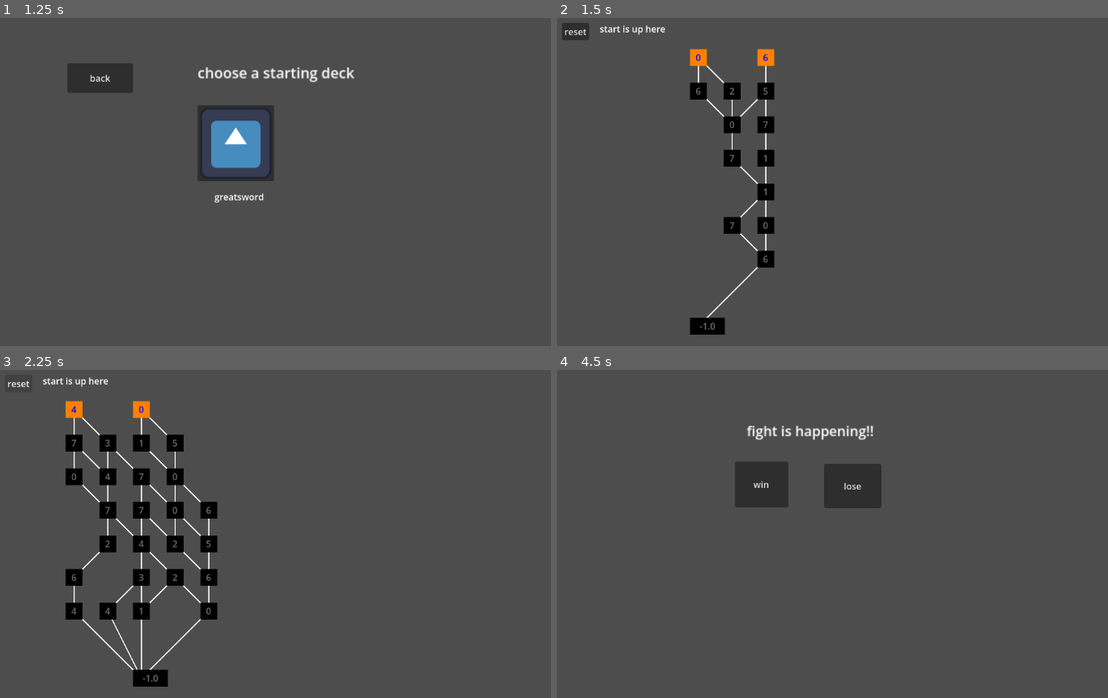
Above: before the commit, frames 1-4 (two rows, left to right).
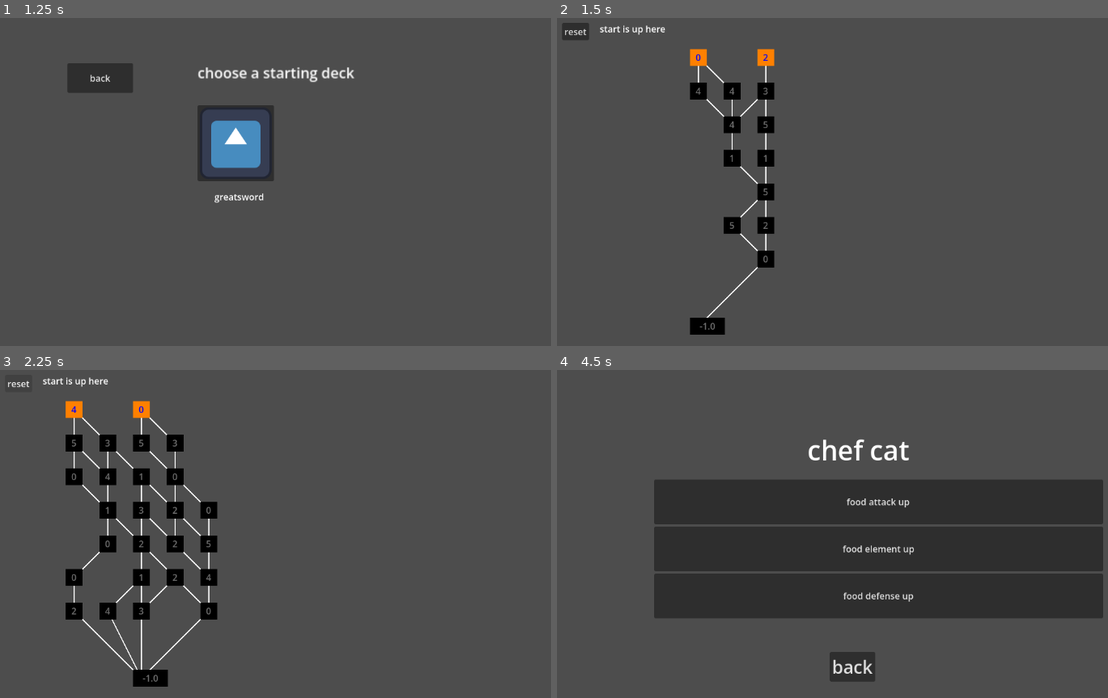
Above: after the commit, the same moments.

Repository: otamatoni/mhcards
Game: Godot game, scene res://Scenes/titleScreen.tscn
Same seed, same stepped clock (60 frames per second), same inputs: the game is played once before the commit and once after it. The engine's default icon, where the game draws it, is replaced by a stand-in: a white triangle on a blue panel in a dark square.
Inputs (mouse positions are in pixels of both pictures, inside the frame that each line leads up to):
- Up to frame 1 (1.25 s): click "start button" at 0.5 s
- Up to frame 2 (1.5 s): click (793, 142) at 1.25 s
- Up to frame 3 (2.25 s): click "reset" at 2 s
- Up to frame 4 (4.5 s): click "4" at 2.75 s; click "win" (after the commit: "back") at 3.5 s; click (628, 442) at 4.25 s, where only the run before the commit has a clickable "7"

Frame 1 is identical in both runs. In frame 2, 0.1% of the frame differs, in the area x 25-39%, y 11-75%; in frame 3, 0.1%; in frame 4, 34%, in the area x 17-100%, y 16-96%.

Commit message:
skeleton for map events (camp, smithy, chef)

Diff:
--- /dev/null
+++ b/Scenes/camp.tscn
@@ -0,0 +1,32 @@
+[gd_scene format=3 uid="uid://pkwi1i13j7wf"]
+
+[node name="Camp" type="Control" unique_id=485798564]
+layout_mode = 3
+anchors_preset = 0
+
+[node name="Label" type="Label" parent="." unique_id=1523794297]
+layout_mode = 0
+offset_left = 339.0
+offset_top = 182.0
+offset_right = 697.0
+offset_bottom = 249.0
+theme_override_font_sizes/font_size = 48
+text = "camp is healing"
+
+[node name="Back" type="Button" parent="." unique_id=1101273875]
+layout_mode = 0
+offset_left = 456.0
+offset_top = 468.0
+offset_right = 621.0
+offset_bottom = 540.0
+theme_override_font_sizes/font_size = 32
+text = "back "
+
+[node name="Rest" type="Button" parent="." unique_id=788774636]
+layout_mode = 0
+offset_left = 365.0
+offset_top = 307.0
+offset_right = 728.4193
+offset_bottom = 393.0
+theme_override_font_sizes/font_size = 32
+text = "rest (heals x hp)"
--- /dev/null
+++ b/Scenes/chef.gd
@@ -0,0 +1,18 @@
+extends Control
+
+@export var option1 : Button
+@export var option2 : Button
+@export var option3 : Button
+
+var options = ['food attack up', 'food defense up', 'food element up', 'food add new skill', '+1 revive']
+
+func _ready() -> void:
+	var options_cpy = options.duplicate()
+	options_cpy.shuffle()
+	var opt1 = options_cpy.pop_back()
+	var opt2 = options_cpy.pop_back()
+	var opt3 = options_cpy.pop_back()
+
+	option1.text = opt1
+	option2.text = opt2
+	option3.text = opt3
--- /dev/null
+++ b/Scenes/chef.tscn
@@ -0,0 +1,61 @@
+[gd_scene format=3 uid="uid://tgexw4xx5ebl"]
+
+[ext_resource type="Script" uid="uid://bth0jy7adcxd" path="res://Scenes/chef.gd" id="1_sqin4"]
+
+[node name="Chef" type="Control" unique_id=53344513 node_paths=PackedStringArray("option1", "option2", "option3")]
+layout_mode = 3
+anchors_preset = 15
+anchor_right = 1.0
+anchor_bottom = 1.0
+grow_horizontal = 2
+grow_vertical = 2
+script = ExtResource("1_sqin4")
+option1 = NodePath("UI/MainUI/Upgrades/Option1")
+option2 = NodePath("UI/MainUI/Upgrades/Option2")
+option3 = NodePath("UI/MainUI/Upgrades/Option3")
+
+[node name="Label" type="Label" parent="." unique_id=830472214]
+layout_mode = 0
+offset_left = 449.0
+offset_top = 114.0
+offset_right = 631.0
+offset_bottom = 181.0
+theme_override_font_sizes/font_size = 48
+text = "chef cat"
+
+[node name="UI" type="MarginContainer" parent="." unique_id=625670345]
+layout_mode = 1
+anchors_preset = 15
+anchor_right = 1.0
+anchor_bottom = 1.0
+grow_horizontal = 2
+grow_vertical = 2
+
+[node name="MainUI" type="MarginContainer" parent="UI" unique_id=1642975573]
+layout_mode = 2
+size_flags_horizontal = 4
+size_flags_vertical = 4
+
+[node name="Upgrades" type="VBoxContainer" parent="UI/MainUI" unique_id=72217349]
+layout_mode = 2
+
+[node name="Option1" type="Button" parent="UI/MainUI/Upgrades" unique_id=311249712]
+custom_minimum_size = Vector2(800, 80)
+layout_mode = 2
+
+[node name="Option2" type="Button" parent="UI/MainUI/Upgrades" unique_id=771550692]
+custom_minimum_size = Vector2(800, 80)
+layout_mode = 2
+
+[node name="Option3" type="Button" parent="UI/MainUI/Upgrades" unique_id=1804666439]
+custom_minimum_size = Vector2(800, 80)
+layout_mode = 2
+
+[node name="Back" type="Button" parent="." unique_id=1274175849]
+layout_mode = 0
+offset_left = 489.0
+offset_top = 508.0
+offset_right = 570.0
+offset_bottom = 561.0
+theme_override_font_sizes/font_size = 32
+text = "back"
--- /dev/null
+++ b/Scenes/expedition.tscn
@@ -0,0 +1,27 @@
+[gd_scene format=3 uid="uid://cbaekbyhkwriy"]
+
+[node name="Expedition" type="Control" unique_id=53344513]
+layout_mode = 3
+anchors_preset = 15
+anchor_right = 1.0
+anchor_bottom = 1.0
+grow_horizontal = 2
+grow_vertical = 2
+
+[node name="Label" type="Label" parent="." unique_id=830472214]
+layout_mode = 0
+offset_left = 449.0
+offset_top = 114.0
+offset_right = 631.0
+offset_bottom = 181.0
+theme_override_font_sizes/font_size = 48
+text = "expedition"
+
+[node name="Back" type="Button" parent="." unique_id=1274175849]
+layout_mode = 0
+offset_left = 489.0
+offset_top = 508.0
+offset_right = 570.0
+offset_bottom = 561.0
+theme_override_font_sizes/font_size = 32
+text = "back"
--- a/Scenes/map.tscn
+++ b/Scenes/map.tscn
@@ -1,9 +1,9 @@
-[gd_scene load_steps=3 format=3 uid="uid://bipyx6d4bd1dk"]
+[gd_scene format=3 uid="uid://bipyx6d4bd1dk"]
 
 [ext_resource type="Script" uid="uid://dqbvtpuponlfh" path="res://Scripts/map_drawer.gd" id="1_26yhd"]
 [ext_resource type="Script" uid="uid://bjk8mhpnrki5w" path="res://Scripts/reset_button.gd" id="1_ci6au"]
 
-[node name="Map" type="Control"]
+[node name="Map" type="Control" unique_id=344803909]
 layout_mode = 3
 anchors_preset = 15
 anchor_right = 1.0
@@ -12,7 +12,7 @@
 grow_vertical = 2
 script = ExtResource("1_26yhd")
 
-[node name="ResetButton" type="Button" parent="."]
+[node name="ResetButton" type="Button" parent="." unique_id=1819875582]
 layout_mode = 0
 offset_left = 12.0
 offset_top = 13.0
@@ -22,7 +22,7 @@
 text = "reset"
 script = ExtResource("1_ci6au")
 
-[node name="Label" type="Label" parent="."]
+[node name="Label" type="Label" parent="." unique_id=227821676]
 layout_mode = 0
 offset_left = 79.0
 offset_top = 12.0
--- a/Scenes/sceneSwitcher.tscn
+++ b/Scenes/sceneSwitcher.tscn
@@ -1,11 +1,11 @@
-[gd_scene load_steps=2 format=3 uid="uid://b4qmpdctbbyse"]
+[gd_scene format=3 uid="uid://b4qmpdctbbyse"]
 
 [ext_resource type="Script" uid="uid://bn8vwtqq20ofn" path="res://Scripts/scene_switcher.gd" id="1_fjkdj"]
 
-[node name="SceneSwitcher" type="Node"]
+[node name="SceneSwitcher" type="Node" unique_id=166413736]
 script = ExtResource("1_fjkdj")
 
-[node name="Map" type="Control" parent="."]
+[node name="Map" type="Control" parent="." unique_id=1797123267]
 layout_mode = 3
 anchors_preset = 0
 offset_right = 40.0
--- /dev/null
+++ b/Scenes/smithy.tscn
@@ -0,0 +1,61 @@
+[gd_scene format=3 uid="uid://8y3fcyyk5cvh"]
+
+[ext_resource type="Script" uid="uid://pjavg0lcyfmj" path="res://Scripts/smithy.gd" id="1_msrcn"]
+
+[node name="Smithy" type="Control" unique_id=53344513 node_paths=PackedStringArray("option1", "option2", "option3")]
+layout_mode = 3
+anchors_preset = 15
+anchor_right = 1.0
+anchor_bottom = 1.0
+grow_horizontal = 2
+grow_vertical = 2
+script = ExtResource("1_msrcn")
+option1 = NodePath("UI/MainUI/Upgrades/Option1")
+option2 = NodePath("UI/MainUI/Upgrades/Option2")
+option3 = NodePath("UI/MainUI/Upgrades/Option3")
+
+[node name="Label" type="Label" parent="." unique_id=511339743]
+layout_mode = 0
+offset_left = 451.0
+offset_top = 62.0
+offset_right = 609.0
+offset_bottom = 129.0
+theme_override_font_sizes/font_size = 48
+text = "smithy"
+
+[node name="UI" type="MarginContainer" parent="." unique_id=430529371]
+layout_mode = 1
+anchors_preset = 15
+anchor_right = 1.0
+anchor_bottom = 1.0
+grow_horizontal = 2
+grow_vertical = 2
+
+[node name="MainUI" type="MarginContainer" parent="UI" unique_id=224270312]
+layout_mode = 2
+size_flags_horizontal = 4
+size_flags_vertical = 4
+
+[node name="Upgrades" type="VBoxContainer" parent="UI/MainUI" unique_id=1939946081]
+layout_mode = 2
+
+[node name="Option1" type="Button" parent="UI/MainUI/Upgrades" unique_id=381391710]
+custom_minimum_size = Vector2(800, 80)
+layout_mode = 2
+
+[node name="Option2" type="Button" parent="UI/MainUI/Upgrades" unique_id=1850253060]
+custom_minimum_size = Vector2(800, 80)
+layout_mode = 2
+
+[node name="Option3" type="Button" parent="UI/MainUI/Upgrades" unique_id=978841537]
+custom_minimum_size = Vector2(800, 80)
+layout_mode = 2
+
+[node name="Back" type="Button" parent="." unique_id=1375911306]
+layout_mode = 0
+offset_left = 489.0
+offset_top = 528.0
+offset_right = 570.0
+offset_bottom = 581.0
+theme_override_font_sizes/font_size = 32
+text = "back"
--- a/Scripts/scene_switcher.gd
+++ b/Scripts/scene_switcher.gd
@@ -9,23 +9,65 @@
 # needed for Map scene
 @export var num_layers = 7 # height
 @export var nodes_per_layer = 5 # width
-var map = []
+var map = [] # 3D arr, [x][y][Vector2(event type, node status)]
 var paths = {}
+enum events {SMALL_MON, BIG_MON, CAMP, EXPE, SMITHY, CHEF}
 
 func _ready() -> void:
 	generate_map()
 	load_map()
+	print(map)
 
 # handles when a node is pressed, switch to battle scene
 func handle_node_is_up(node_id, node_position) -> void:
 	print('scene switcher got node id ', node_id, ' at pos ', node_position)
 	update_map(node_position)
-	var next_scene = preload("res://Scenes/battle.tscn").instantiate()
-	add_child(next_scene)
-	var win_button = next_scene.get_node("CanvasLayer/Win")
-	win_button.button_up.connect(handle_won)
-	current_scene.queue_free()
-	current_scene = next_scene
+	var next_scene
+	var win_button
+
+	match node_id:
+		events.SMALL_MON:
+			next_scene = preload("res://Scenes/battle.tscn").instantiate()
+			add_child(next_scene)
+			win_button = next_scene.get_node("CanvasLayer/Win")
+			win_button.button_up.connect(handle_won)
+			current_scene.queue_free()
+			current_scene = next_scene
+		events.BIG_MON:
+			next_scene = preload("res://Scenes/battle.tscn").instantiate()
+			add_child(next_scene)
+			win_button = next_scene.get_node("CanvasLayer/Win")
+			win_button.button_up.connect(handle_won)
+			current_scene.queue_free()
+			current_scene = next_scene
+		events.CAMP:
+			next_scene = preload("res://Scenes/camp.tscn").instantiate()
+			add_child(next_scene)
+			win_button = next_scene.get_node("Back")
+			win_button.button_up.connect(handle_won)
+			current_scene.queue_free()
+			current_scene = next_scene
+		events.EXPE:
+			next_scene = preload("res://Scenes/expedition.tscn").instantiate()
+			add_child(next_scene)
+			win_button = next_scene.get_node("Back")
+			win_button.button_up.connect(handle_won)
+			current_scene.queue_free()
+			current_scene = next_scene
+		events.SMITHY:
+			next_scene = preload("res://Scenes/smithy.tscn").instantiate()
+			add_child(next_scene)
+			win_button = next_scene.get_node("Back")
+			win_button.button_up.connect(handle_won)
+			current_scene.queue_free()
+			current_scene = next_scene
+		events.CHEF:
+			next_scene = preload("res://Scenes/chef.tscn").instantiate()
+			add_child(next_scene)
+			win_button = next_scene.get_node("Back")
+			win_button.button_up.connect(handle_won)
+			current_scene.queue_free()
+			current_scene = next_scene
 
 # loads back map when won
 func handle_won() -> void:
@@ -38,7 +80,7 @@
 	for i in range(num_layers):
 		row = []
 		for j in range(nodes_per_layer):
-			row.append([randi() % num_node_types, 0])
+			row.append([randi() % events.size(), 0])
 		map.append(row)
 
 	# generate starting nodes
@@ -135,6 +177,7 @@
 	current_scene.connect('node_is_up', handle_node_is_up)
 
 # update map after node clicked
+# 0 = invalid node, 1 = future node, 2 = past node, 3 = selectable, 4 = previous selected
 func update_map(node_position) -> void:
 	# marking past nodes
 	for i in nodes_per_layer:
--- /dev/null
+++ b/Scripts/smithy.gd
@@ -0,0 +1,18 @@
+extends Control
+
+@export var option1 : Button
+@export var option2 : Button
+@export var option3 : Button
+
+var options = ['attack up', 'defense up', 'element up', 'add new skill', 'new armor piece']
+
+func _ready() -> void:
+	var options_cpy = options.duplicate()
+	options_cpy.shuffle()
+	var opt1 = options_cpy.pop_back()
+	var opt2 = options_cpy.pop_back()
+	var opt3 = options_cpy.pop_back()
+
+	option1.text = opt1
+	option2.text = opt2
+	option3.text = opt3
Not shown, added: Scenes/chef.gd.uid
Not shown, added: Scripts/smithy.gd.uid
